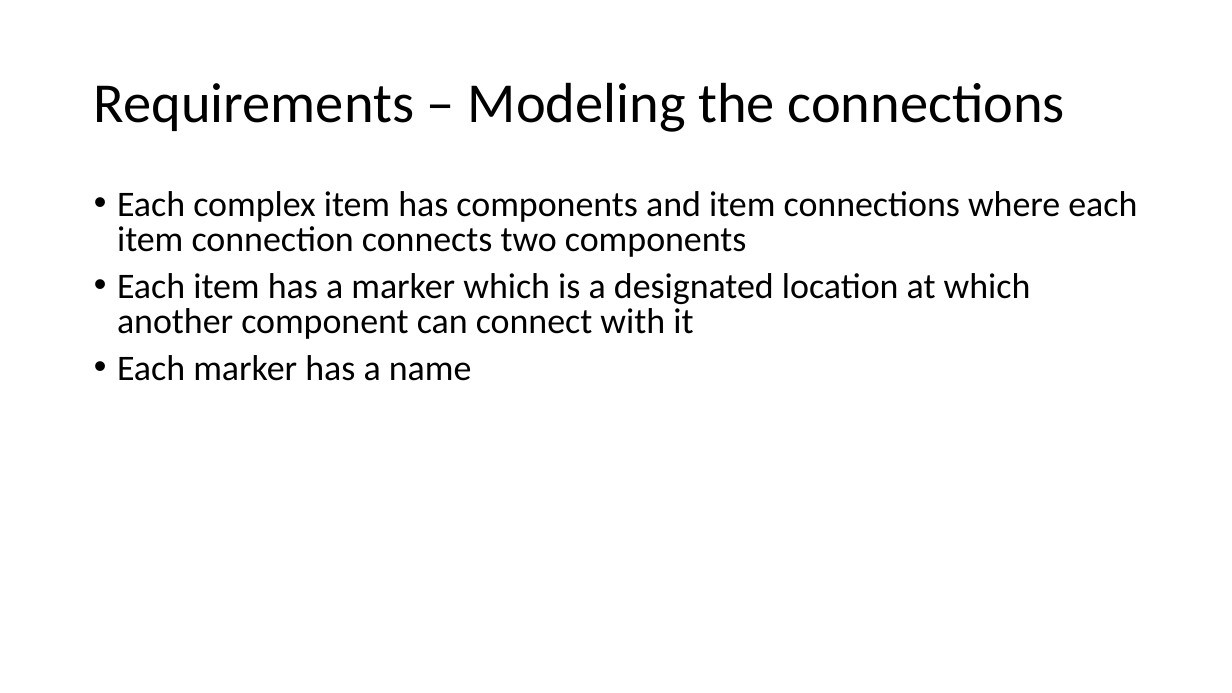
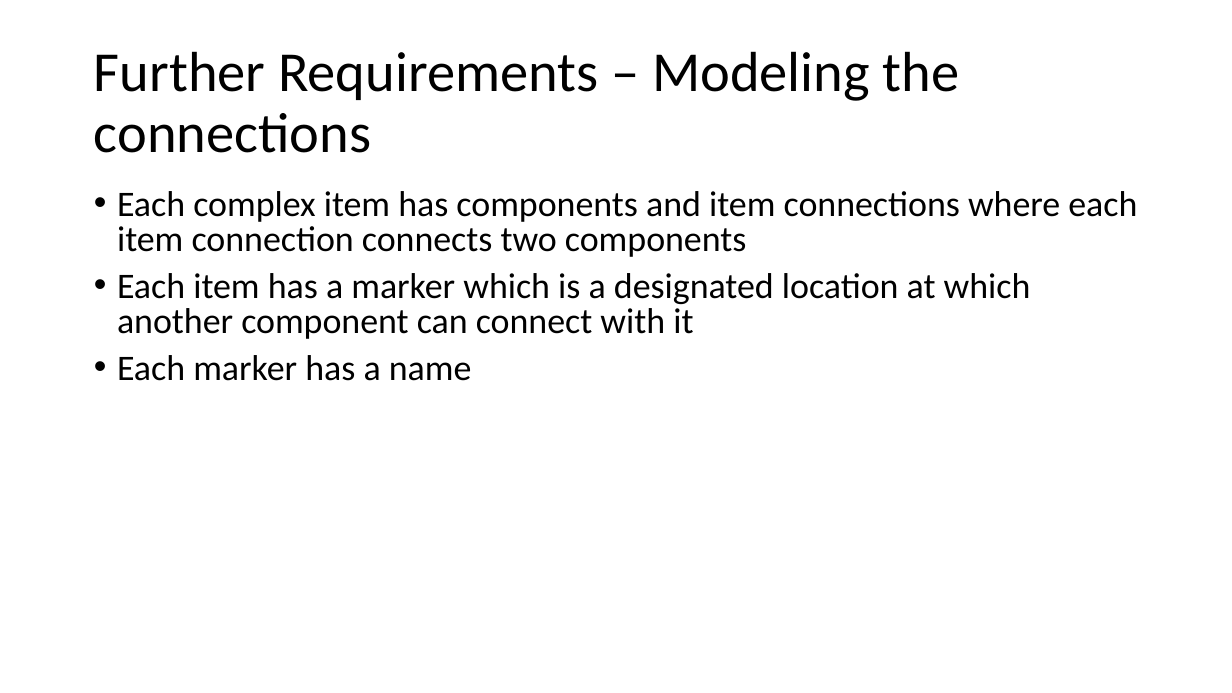
Before and after one commit to MEWS2023/tutorials, a slide deck: slide 7 of Lab1Tutorial.pptx (slide 6 before the commit). Drawn at 1232x693 pixels with LibreOffice and Linux fonts; fonts in the diff are those of the drawing. Boxes give left, top, right and bottom in pixels: in the first picture for what was removed or moved away, otherwise in the second. Text is boxed around its words. In the diff, an @@ line names an element or a change of style, - is before the commit and + after.

```diff
--- a/Lab1Tutorial.pptx
+++ b/Lab1Tutorial.pptx
@@ title at bbox=[94, 51, 960, 153]: text changed @@
-Requirements – Modeling the connections
+Further Requirements – Modeling the connections
```
Also in this commit, not shown: 2 other slides changed, 1 slide added.
